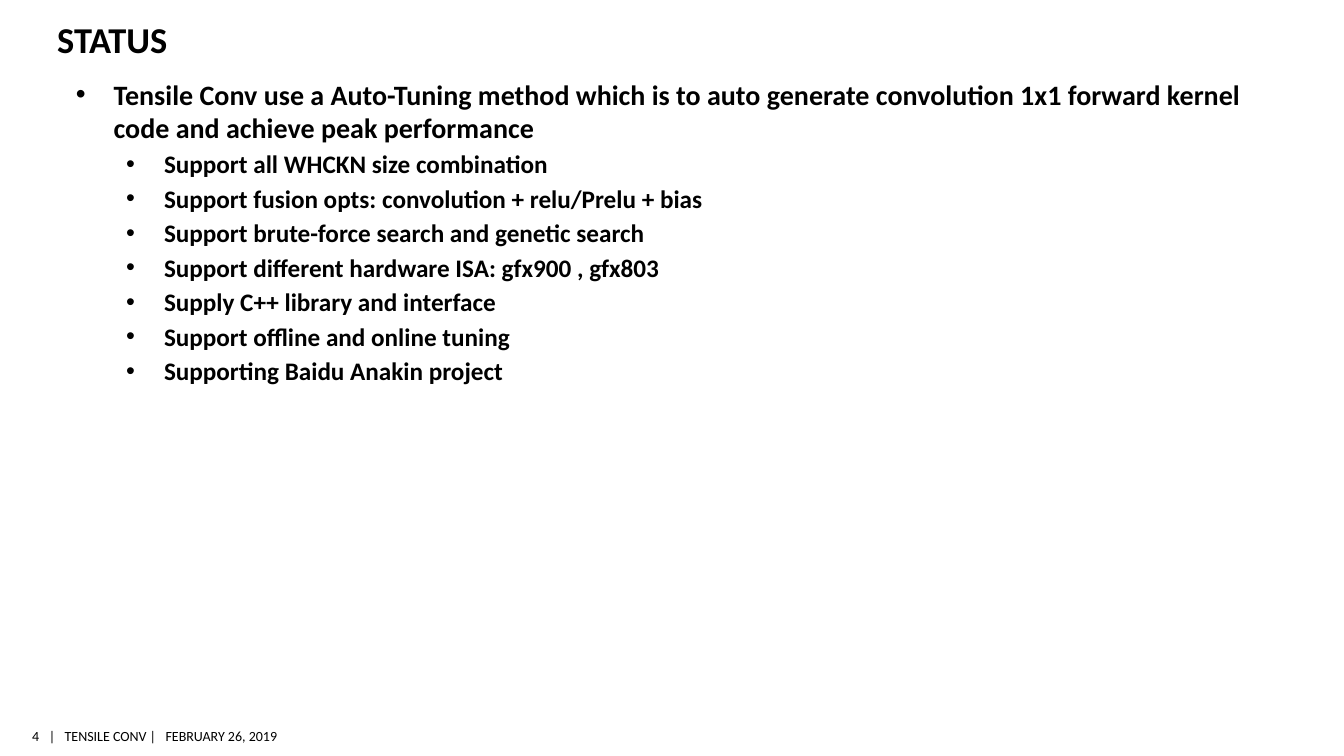
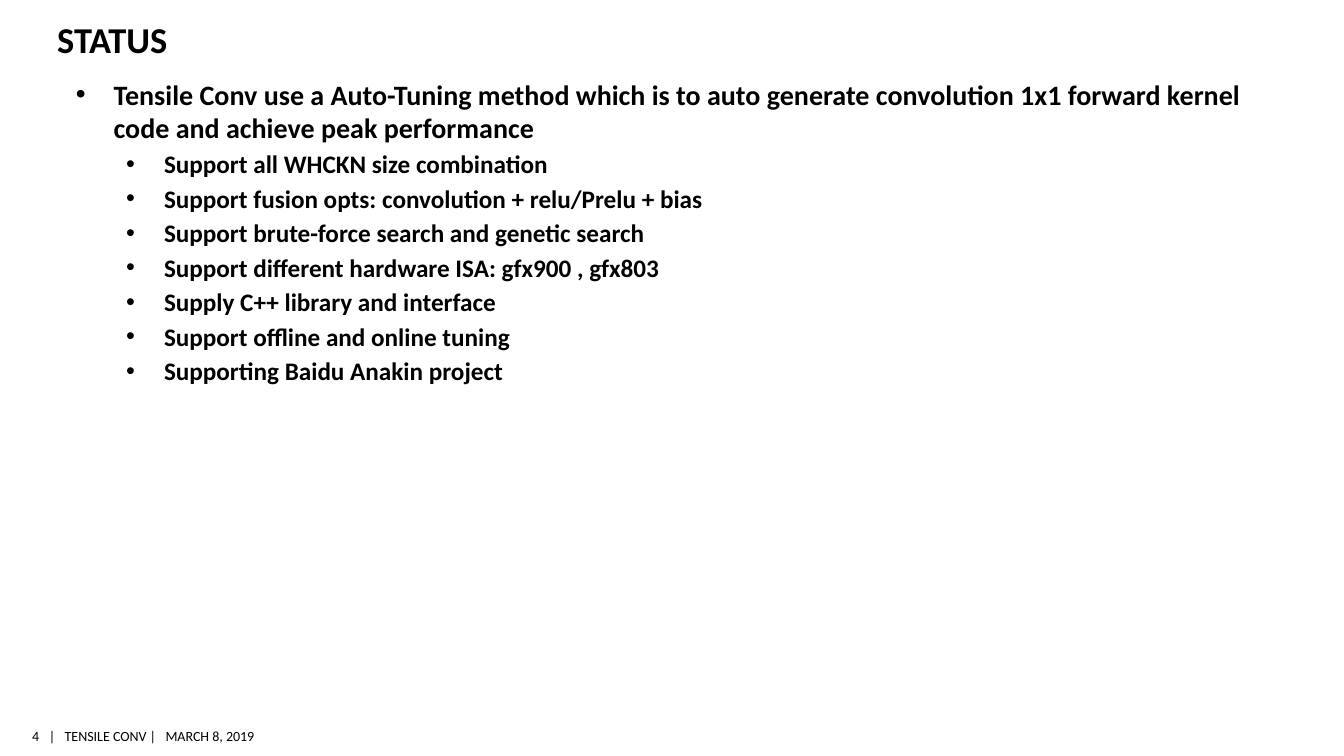
Before and after one commit to feifei14119/TensileConv, a slide deck: slide 4 of doc/TensileConv 2019-02.PPTX. Drawn at 1344x756 pixels with LibreOffice and Linux fonts; fonts in the diff are those of the drawing; background and template pictures are left out. Boxes give left, top, right and bottom in pixels: in the first picture for what was removed or moved away, otherwise in the second. Text is boxed around its words. In the diff, an @@ line names an element or a change of style, - is before the commit and + after.

```diff
--- a/doc/TensileConv 2019-02.PPTX
+++ b/doc/TensileConv 2019-02.PPTX
@@ text at [65,731,254,743]: text changed @@
-| TENSILE CONV | FEBRUARY 26, 2019
+| TENSILE CONV | MARCH 8, 2019
```
Also in this commit, not shown: 7 other slides changed, 1 slide added, 15 other files.
